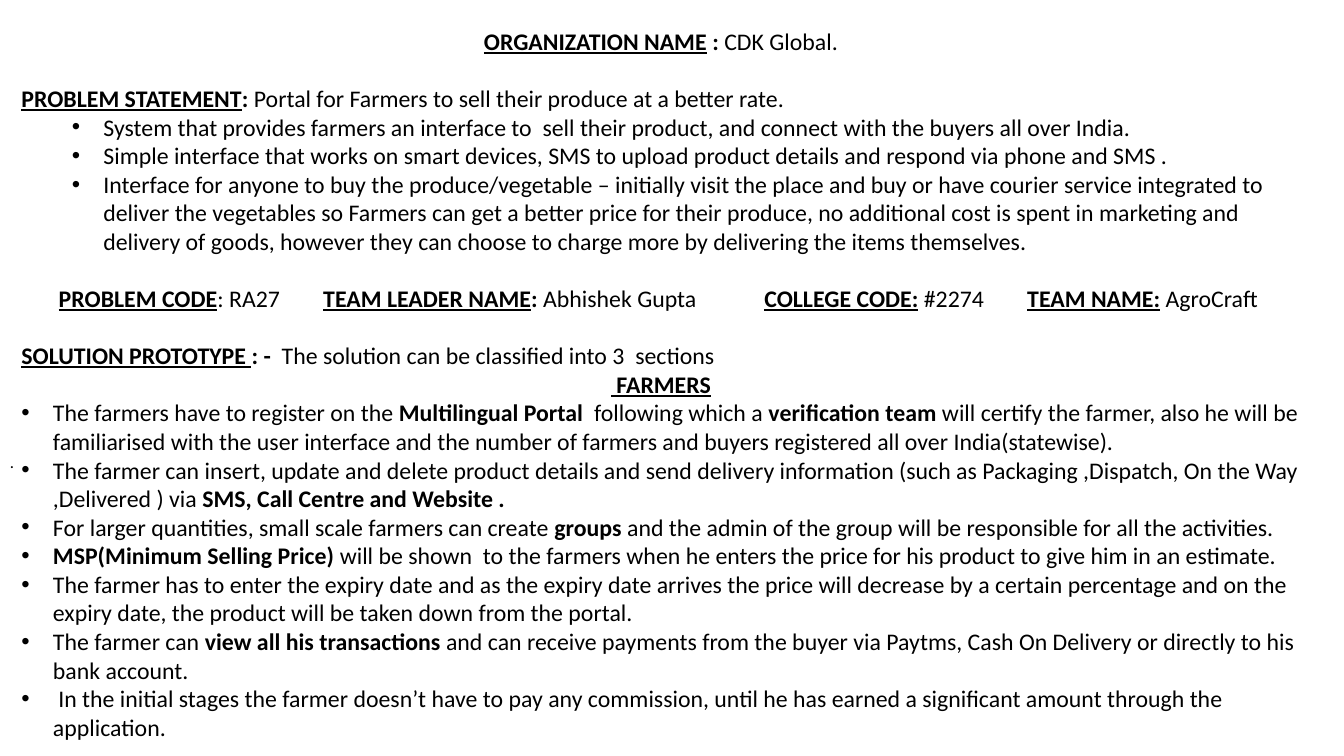
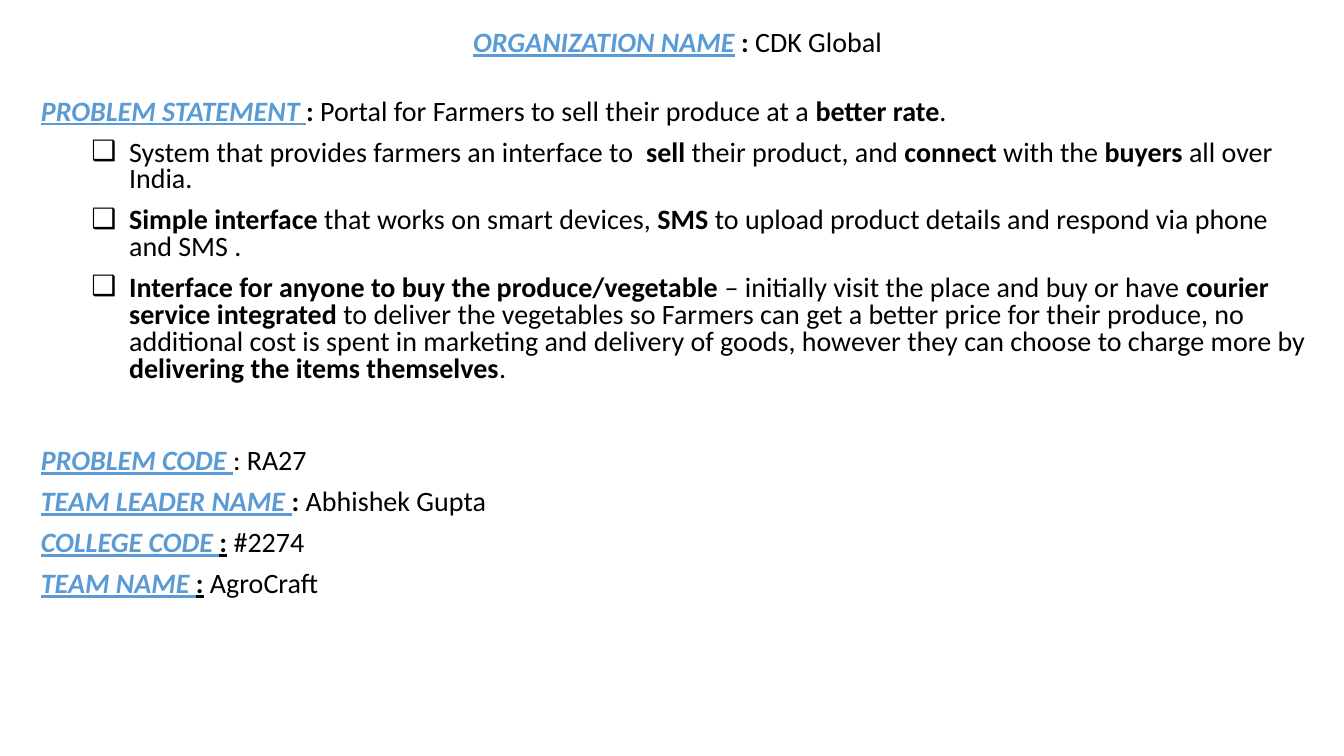
Before and after one commit to FriendsUnited/AgroCraft, a slide deck: slide 1 of Documents/AgroCraft(v2.0).pptx. Drawn at 1344x756 pixels with LibreOffice and Linux fonts; fonts in the diff are those of the drawing. Boxes give left, top, right and bottom in pixels: in the first picture for what was removed or moved away, otherwise in the second. Text is boxed around its words. In the diff, an @@ line names an element or a change of style, - is before the commit and + after.

Commit message:
final ppts

```diff
--- a/Documents/AgroCraft(v2.0).pptx
+++ b/Documents/AgroCraft(v2.0).pptx
@@ text "ORGANIZATION NAME : CDK Global" moved from (x1=21, y1=33, x2=1297, y2=740) to (x1=41, y1=32, x2=1305, y2=598) @@
@@ text at (x1=41, y1=32, x2=947, y2=126): text changed; size 17 to 20 pt @@
-ORGANIZATION NAME : CDK Global.
-PROBLEM STATEMENT: Portal for Farmers to sell their produce at a better rate.
+ORGANIZATION NAME : CDK Global
+PROBLEM STATEMENT : Portal for Farmers to sell their produce at a better rate.
@@ text at (x1=129, y1=142, x2=1305, y2=383): size 17 to 20 pt in "System that provides farmers an interface to ...", "Simple interface that works on smart devices, ...", "Interface for anyone to buy the produce/vegetable ..."; bold on in "sell connect buyers", "Simple interface SMS", "Interface for anyone to buy the produce/vegetable ..."; bullet • to ❑; line spacing 1 to 0.8; more space between paragraphs @@
@@ text removed at (x1=0, y1=447, x2=1333, y2=477) @@
-.
@@ text at (x1=41, y1=451, x2=486, y2=598): text changed; size 17 to 20 pt; text colour #000000 to gradient #1F4E79 to #5B9BD5 to #9DC3E6; bold on; italic on @@
-PROBLEM CODE: RA27 TEAM LEADER NAME: Abhishek Gupta COLLEGE CODE: #2274 TEAM NAME: AgroCraft
-SOLUTION PROTOTYPE : - The solution can be classified into 3 sections
-FARMERS
-• The farmers have to register on the Multilingual Portal following which a verification team will certify the farmer, also he will be familiarised with the user interface and the number of farmers and buyers registered all over India(statewise).
-• The farmer can insert, update and delete product details and send delivery information (such as Packaging ,Dispatch, On the Way ,Delivered ) via SMS, Call Centre and Website .
-• For larger quantities, small scale farmers can create groups and the admin of the group will be responsible for all the activities.
-• MSP(Minimum Selling Price) will be shown to the farmers when he enters the price for his product to give him in an estimate.
-• The farmer has to enter the expiry date and as the expiry date arrives the price will decrease by a certain percentage and on the expiry date, the product will be taken down from the portal.
-• The farmer can view all his transactions and can receive payments from the buyer via Paytms, Cash On Delivery or directly to his bank account.
-• In the initial stages the farmer doesn’t have to pay any commission, until he has earned a significant amount through the application.
+PROBLEM CODE : RA27
+TEAM LEADER NAME : Abhishek Gupta
+COLLEGE CODE : #2274
+TEAM NAME : AgroCraft
```
Also in this commit, not shown: 1 other slide changed, 1 slide added, 1 slide removed, 4 other files.
